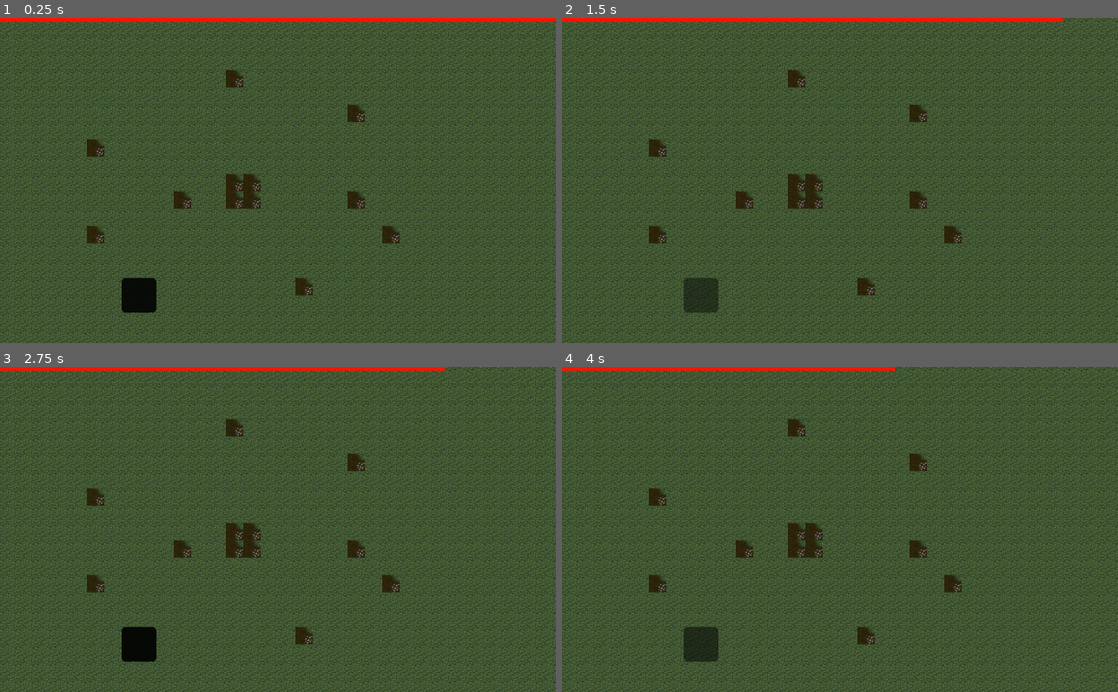
Above: before the commit, frames 1-4 (two rows, left to right).
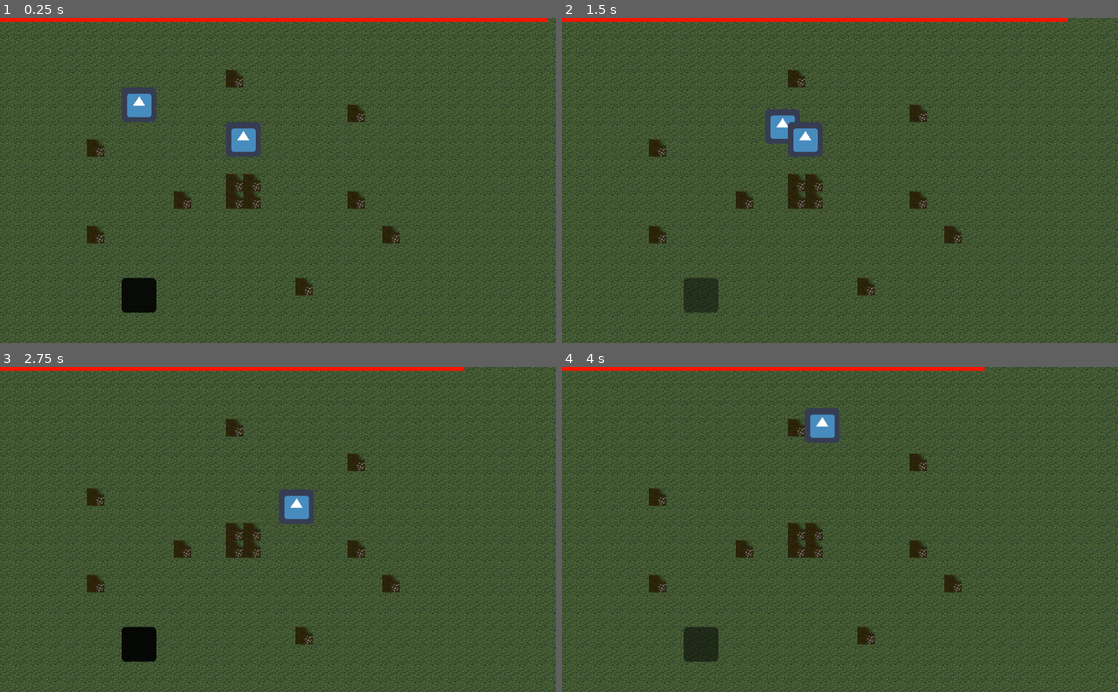
Above: after the commit, the same moments.

Repository: Lucas-B-C-Oliveira/7gamejamunivali
Game: Godot game, scene res://scenes/main.tscn
Two runs of this game, one before a commit and one after it. Both use one fixed random seed, a clock stepped at 60 frames per second and the inputs below. Before the commit the project has no main scene; this scene is started directly in both runs. The engine's default icon, where the game draws it, is replaced by a stand-in: a white triangle on a blue panel in a dark square.
Inputs:
- Up to frame 1 (0.25 s): no input
- Up to frame 2 (1.5 s): tap Enter at 0.5 s; hold Right (ui_right) 0.53-1.28 s; hold Down (ui_down) from 1.28 s (still down)
- Up to frame 3 (2.75 s): release Down (ui_down) at 2.03 s; hold Right (ui_right) from 2.03 s (still down)
- Up to frame 4 (4 s): release Right (ui_right) at 2.78 s; hold Up (ui_up) 2.78-3.53 s; hold Left (ui_left) from 3.53 s (still down)

The runs differ from the first frame. In frame 1, 1.3% of the frame differs, in the area x 21-100%, y 0-43%; in frame 2, 1.2%; in frame 3, 0.7%; in frame 4, 0.9%.

Commit message:
fix errors, bar life, and global script

Diff:
--- a/project.godot
+++ b/project.godot
@@ -16,20 +16,19 @@
 [application]
 
 config/name="7GameJamUnivali1"
-run/main_scene="res://Player.tscn"
+run/main_scene="res://scenes/main.tscn"
 config/icon="res://icon.png"
 
 [autoload]
 
-Global="*res://Global.gd"
+Global="*res://scripts/Global.gd"
 
-[input]
+[layer_names]
 
-Drop={
-"deadzone": 0.5,
-"events": [ Object(InputEventKey,"resource_local_to_scene":false,"resource_name":"","device":0,"alt":false,"shift":false,"control":false,"meta":false,"command":false,"pressed":false,"scancode":90,"unicode":0,"echo":false,"script":null)
- ]
-}
+2d_physics/layer_1="player"
+2d_physics/layer_2="darkMinion"
+2d_physics/layer_3="lightMinion"
+2d_physics/layer_4="wall"
 
 [rendering]
 
--- a/scenes/BallL.tscn
+++ b/scenes/BallL.tscn
@@ -1,7 +1,8 @@
 [gd_scene load_steps=4 format=2]
 
-[ext_resource path="res://Ball.gd" type="Script" id=1]
+[ext_resource path="res://scripts/Ball.gd" type="Script" id=1]
 [ext_resource path="res://icon.png" type="Texture" id=2]
+
 
 [sub_resource type="CircleShape2D" id=1]
 
--- a/scenes/Player.tscn
+++ b/scenes/Player.tscn
@@ -1,7 +1,8 @@
 [gd_scene load_steps=4 format=2]
 
-[ext_resource path="res://Player.gd" type="Script" id=1]
+[ext_resource path="res://scripts/Player.gd" type="Script" id=1]
 [ext_resource path="res://icon.png" type="Texture" id=2]
+
 
 [sub_resource type="RectangleShape2D" id=1]
 extents = Vector2( 31.2335, 30.1173 )
--- a/scenes/main.tscn
+++ b/scenes/main.tscn
@@ -1,9 +1,11 @@
-[gd_scene load_steps=5 format=2]
+[gd_scene load_steps=7 format=2]
 
 [ext_resource path="res://scripts/main.gd" type="Script" id=1]
 [ext_resource path="res://resources/tileset2.tres" type="TileSet" id=2]
 [ext_resource path="res://scenes/dark_minion.tscn" type="PackedScene" id=3]
 [ext_resource path="res://scenes/time_bar.tscn" type="PackedScene" id=4]
+[ext_resource path="res://scenes/Player.tscn" type="PackedScene" id=5]
+[ext_resource path="res://scenes/BallL.tscn" type="PackedScene" id=6]
 
 [node name="main" type="Node2D"]
 script = ExtResource( 1 )
@@ -15,9 +17,16 @@
 tile_data = PoolIntArray( 65534, 5, 0, 0, 1, 0, 1, 1, 0, 2, 1, 0, 3, 1, 0, 4, 1, 0, 5, 1, 0, 6, 1, 0, 7, 1, 0, 8, 1, 0, …(8358 unchanged characters)…
 
 [node name="death_time" type="Timer" parent="."]
+wait_time = 0.01
 
 [node name="dark_minion" parent="." instance=ExtResource( 3 )]
 position = Vector2( 256, 512 )
 
 [node name="time_bar" parent="." instance=ExtResource( 4 )]
+
+[node name="Player" parent="." instance=ExtResource( 5 )]
+position = Vector2( 256, 160 )
+
+[node name="BallL" parent="." instance=ExtResource( 6 )]
+position = Vector2( 448, 224 )
 [connection signal="timeout" from="death_time" to="." method="_on_death_time_timeout"]
--- a/scripts/Player.gd
+++ b/scripts/Player.gd
@@ -41,4 +41,4 @@
 	move_and_slide(Velocity)
 
 #Drop Ball
-if get_node("Global").PlayerBall == 1 and Input.
+#if get_node("Global").PlayerBall == 1 and Input.
--- a/scripts/main.gd
+++ b/scripts/main.gd
@@ -14,7 +14,7 @@
 func _on_death_time_timeout():
 	if life <= 0:
 		print("a")
-	life -= 1
+	life -= .01
 	var scale = float(life) / float(init_life)
 	$time_bar.scale = scale
 	$death_time.start()
